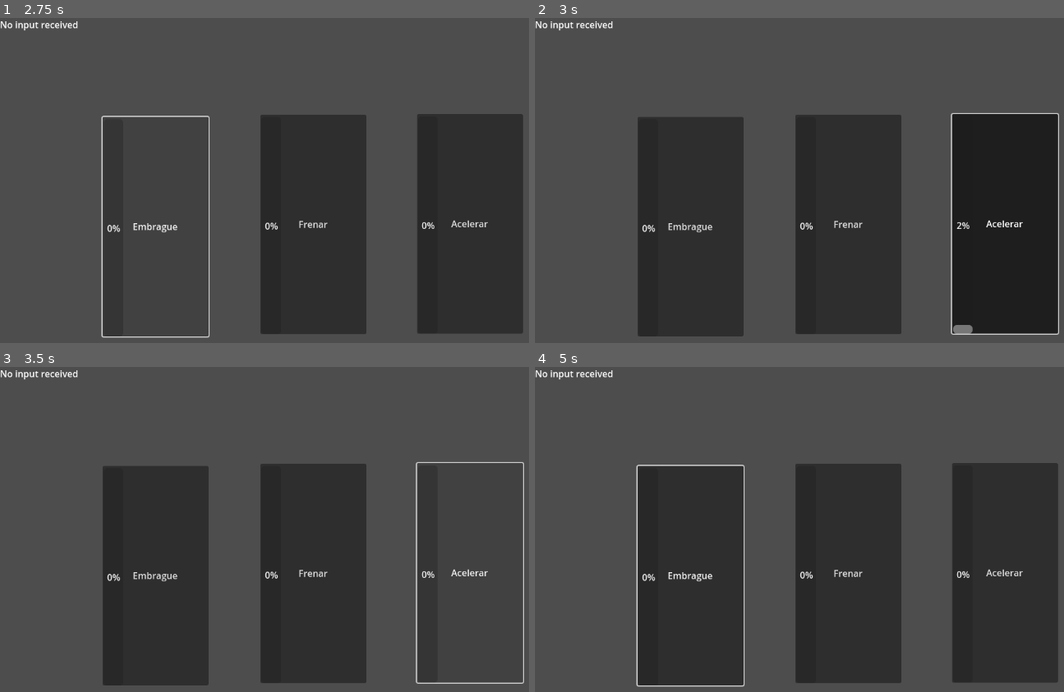
Above: before the commit, frames 1-4 (two rows, left to right).
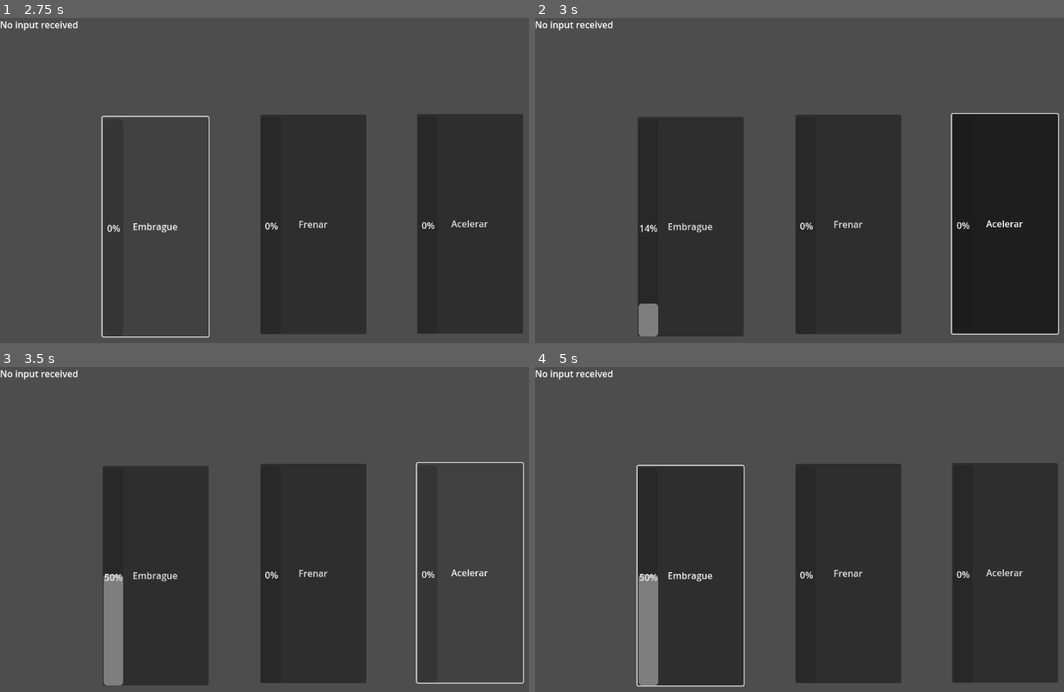
Above: after the commit, the same moments.

Repository: franciscoenriq/Panhales-en-Fuga
Game: Godot game, scene res://scenes/Pedales/pedales.tscn
The game is run twice, just before and just after one commit, with the same random seed, the same clock (stepped at 60 frames per second) and the same inputs. This scene is started directly instead of the project's main scene.
Inputs (mouse positions are in pixels of both pictures, inside the frame that each line leads up to):
- Up to frame 1 (2.75 s): click "Acelerar" at 0.5 s; click "Frenar" at 1.25 s; click "Embrague" at 2 s
- Up to frame 2 (3 s): tap Enter at 2.75 s; move the mouse to (1005, 183) at 2.77 s; hold Right (turn_right) from 2.78 s (still down); hold X (clutch, bound only after the commit) from 2.78 s (still down); click (1005, 183) at 2.92 s
- Up to frame 3 (3.5 s): keep holding Right (turn_right); keep holding X (clutch, bound only after the commit); tap C (clutch, bound only before the commit) at 3.05 s
- Up to frame 4 (5 s): release Right (turn_right) at 3.5 s; release X (clutch, bound only after the commit) at 3.5 s; drag from (730, 568) to (831, 623) at 3.52 s; move the mouse to (926, 471) at 4.27 s; hold Right (turn_right) from 4.28 s (still down); hold X (clutch, bound only after the commit) from 4.28 s (still down); tap C (clutch, bound only before the commit) at 4.55 s

Frame 1 is identical in both runs. In frame 2, 0.5% of the frame differs, in the area x 19-83%, y 62-98%; in frame 3, 1.3%, in the area x 19-24%, y 63-98%; in frame 4, 1.3%.

Commit message:
Pedales ahora se ejecutan los el teclado.

Diff:
--- a/project.godot
+++ b/project.godot
@@ -30,18 +30,17 @@
 }
 clutch={
 "deadzone": 0.5,
-"events": [Object(InputEventKey,"resource_local_to_scene":false,"resource_name":"","device":-1,"window_id":0,"alt_pressed":false,"shift_pressed":false,"ctrl_pressed":false,"meta_pressed":false,"pressed":false,"keycode":0,"physical_keycode":67,"key_label":0,"unicode":99,"echo":false,"script":null)
+"events": [Object(InputEventKey,"resource_local_to_scene":false,"resource_name":"","device":-1,"window_id":0,"alt_pressed":false,"shift_pressed":false,"ctrl_pressed":false,"meta_pressed":false,"pressed":false,"keycode":0,"physical_keycode":88,"key_label":0,"unicode":120,"echo":false,"script":null)
 ]
 }
 brake={
 "deadzone": 0.5,
-"events": [Object(InputEventKey,"resource_local_to_scene":false,"resource_name":"","device":-1,"window_id":0,"alt_pressed":false,"shift_pressed":false,"ctrl_pressed":false,"meta_pressed":false,"pressed":false,"keycode":0,"physical_keycode":66,"key_label":0,"unicode":98,"echo":false,"script":null)
+"events": [Object(InputEventKey,"resource_local_to_scene":false,"resource_name":"","device":-1,"window_id":0,"alt_pressed":false,"shift_pressed":false,"ctrl_pressed":false,"meta_pressed":false,"pressed":false,"keycode":0,"physical_keycode":83,"key_label":0,"unicode":115,"echo":false,"script":null)
 ]
 }
 gas={
 "deadzone": 0.5,
 "events": [Object(InputEventKey,"resource_local_to_scene":false,"resource_name":"","device":-1,"window_id":0,"alt_pressed":false,"shift_pressed":false,"ctrl_pressed":false,"meta_pressed":false,"pressed":false,"keycode":0,"physical_keycode":65,"key_label":0,"unicode":97,"echo":false,"script":null)
-, Object(InputEventKey,"resource_local_to_scene":false,"resource_name":"","device":-1,"window_id":0,"alt_pressed":false,"shift_pressed":false,"ctrl_pressed":false,"meta_pressed":false,"pressed":false,"keycode":0,"physical_keycode":71,"key_label":0,"unicode":103,"echo":false,"script":null)
 ]
 }
 turn_left={
--- a/scenes/Pedales/pedales.gd
+++ b/scenes/Pedales/pedales.gd
@@ -1,8 +1,6 @@
 extends Node2D
 
-@onready var AccBTN = %AccBTN
-@onready var FreBTN = %FreBTN
-@onready var EmbBTN = %EmbBTN
+
 @onready var ProgressAcc = %ProgressBarAcc
 @onready var ProgressFre = %ProgressBarFre
 @onready var ProgressEmb = %ProgressBarEmb
@@ -23,6 +21,20 @@
 	pass
 
 func _process(_delta):
+
+	if Input.is_action_pressed("forward"):
+		acc_button_pressed = true
+	else:
+		acc_button_pressed = false
+
+	if Input.is_action_pressed("brake"):
+		fre_button_pressed = true
+	else:
+		fre_button_pressed = false
+	if Input.is_action_pressed("clutch"):
+		emb_button_pressed = true
+	else:
+		emb_button_pressed = false
 
 
 	###############ACELERADOR#####################
@@ -57,36 +69,3 @@
 	GameController.accelerator.rpc("Pedals",acc_value)
 	GameController.brake.rpc("Pedals",fre_value)
 	GameController.clutch.rpc("Pedals",emb_value)
-
-
-
-
-
-
-func _on_acc_btn_button_up():
-	print("acelerador soltado")
-
-	acc_button_pressed = false
-
-func _on_acc_btn_button_down():
-	print("acelerador presionado")
-	acc_button_pressed = true
-
-
-func _on_fre_btn_button_up():
-	print("freno soltado")
-	fre_button_pressed = false
-
-
-func _on_fre_btn_button_down():
-	print("freno presionado")
-	fre_button_pressed = true
-
-
-func _on_emb_btn_button_up():
-	print("embrague soltado")
-	emb_button_pressed = false
-
-func _on_emb_btn_button_down():
-	print("embrague presionado")
-	emb_button_pressed = true
--- /dev/null
+++ b/scripts/terrain_controller.gd
@@ -0,0 +1,64 @@
+extends Node3D
+class_name TerrainController
+## This builds and operates the terrain "conveyor belt"
+##
+## A set of randomly choosen terrain blocks is rendered to the viewport.
+## As the game played the terrian is moved in the posative Z direction.
+## When a given block passes behind this node it is removed and a new block
+## is added to the far end of the conveyor
+
+## Holds the catalog of loaded terrian block scenes
+var TerrainBlocks: Array = []
+## The set of terrian blocks which are currently rendered to viewport
+var terrain_belt: Array[MeshInstance3D] = []
+@export var terrain_velocity: float = 10.0
+## The number of blocks to keep rendered to the viewport
+@export var num_terrain_blocks = 4
+## Path to directory holding the terrain block scenes
+@export_dir var terrian_blocks_path = "res://terrain_blocks"
+
+
+func _ready() -> void:
+	_load_terrain_scenes(terrian_blocks_path)
+	_init_blocks(num_terrain_blocks)
+
+
+func _physics_process(delta: float) -> void:
+	_progress_terrain(delta)
+
+
+func _init_blocks(number_of_blocks: int) -> void:
+	for block_index in number_of_blocks:
+		var block = TerrainBlocks.pick_random().instantiate()
+		if block_index == 0:
+			block.position.z = block.mesh.size.y/2
+		else:
+			_append_to_far_edge(terrain_belt[block_index-1], block)
+		add_child(block)
+		terrain_belt.append(block)
+
+
+func _progress_terrain(delta: float) -> void:
+	for block in terrain_belt:
+		block.position.z += terrain_velocity * delta
+
+	if terrain_belt[0].position.z >= terrain_belt[0].mesh.size.y/2:
+		var last_terrain = terrain_belt[-1]
+		var first_terrain = terrain_belt.pop_front()
+
+		var block = TerrainBlocks.pick_random().instantiate()
+		_append_to_far_edge(last_terrain, block)
+		add_child(block)
+		terrain_belt.append(block)
+		first_terrain.queue_free()
+
+
+func _append_to_far_edge(target_block: MeshInstance3D, appending_block: MeshInstance3D) -> void:
+	appending_block.position.z = target_block.position.z - target_block.mesh.size.y/2 - appending_block.mesh.size.y/2
+
+
+func _load_terrain_scenes(target_path: String) -> void:
+	var dir = DirAccess.open(target_path)
+	for scene_path in dir.get_files():
+		print("Loading terrian block scene: " + target_path + "/" + scene_path)
+		TerrainBlocks.append(load(target_path + "/" + scene_path))
